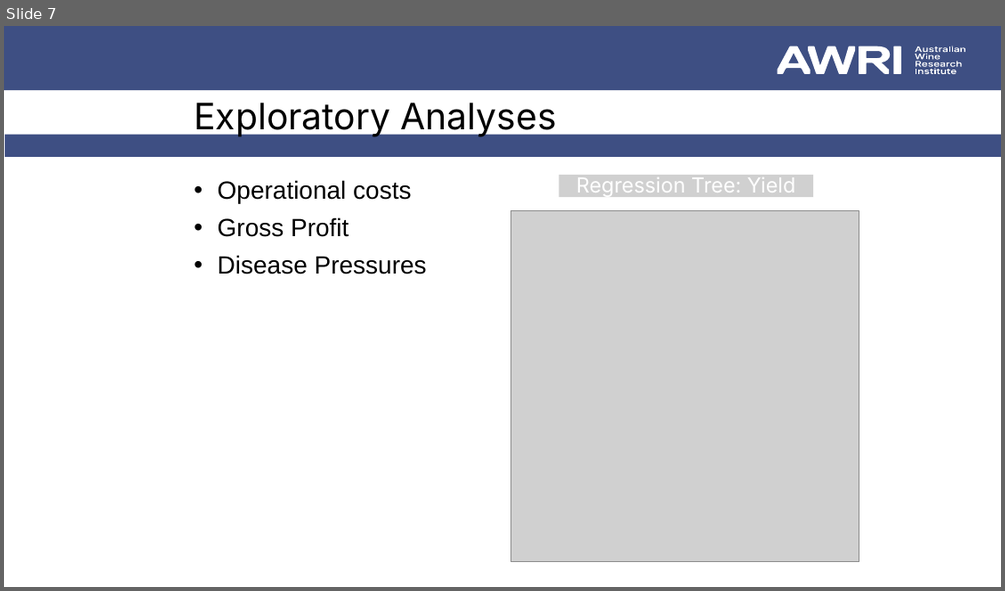
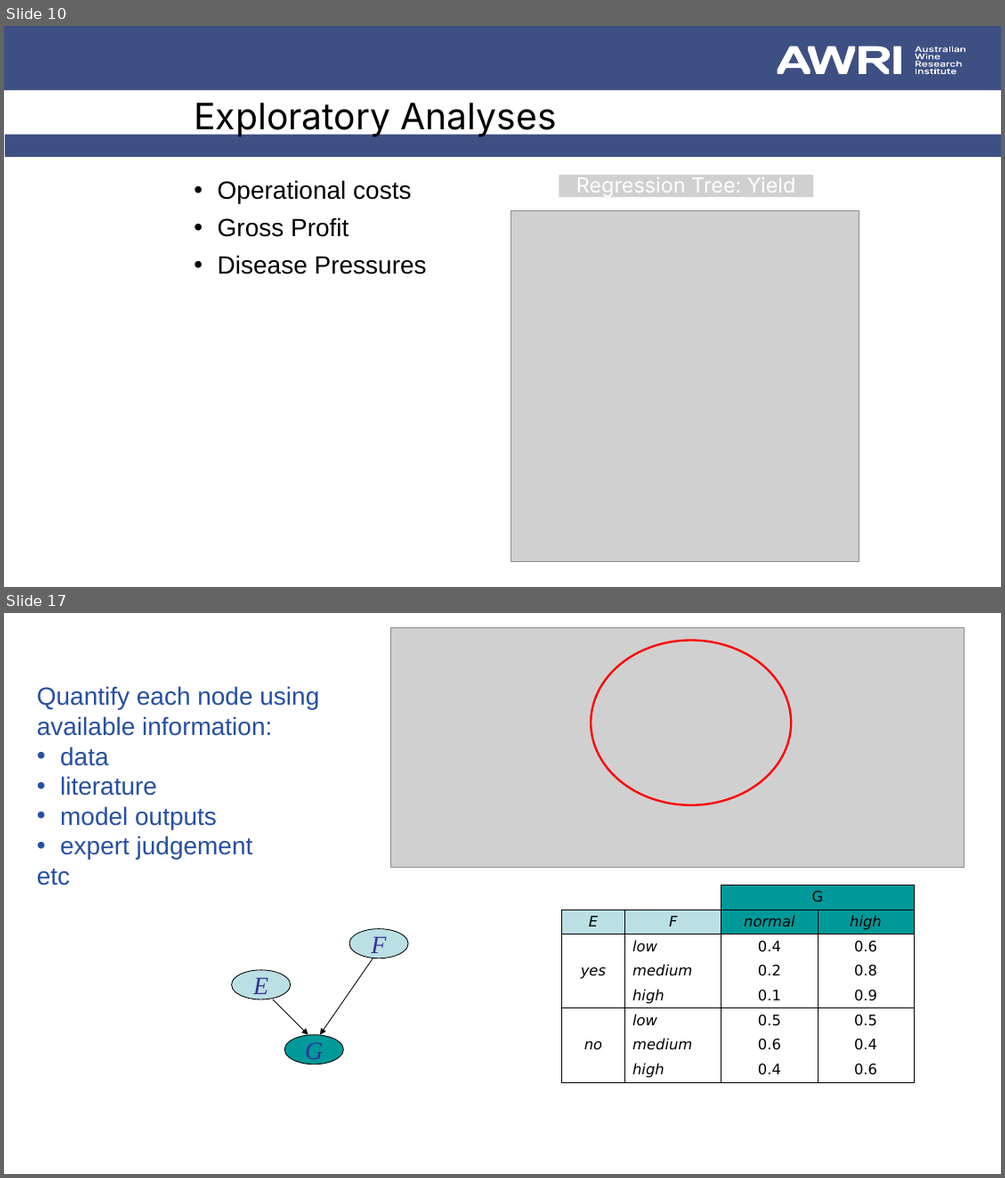
Before and after one commit to JixTheCat/Bayesian-network, a slide deck: BN Workshop 1.pptx. Shown one above the other, each under a label of ours: slide 7 before the commit, slides 10 and 17 after it; the slides between them are not shown. The pictures are 1005x591 and 1005x1178 pixels, drawn with LibreOffice and Linux fonts; fonts in the diff are those of the drawing; grey boxes stand for pictures. Boxes give left, top, right and bottom in pixels: in the first picture for what was removed or moved away, otherwise in the second. Text is boxed around its words. In the diff, an @@ line names an element or a change of style, - is before the commit and + after.

```diff
--- a/BN Workshop 1.pptx
+++ b/BN Workshop 1.pptx
@@ slide 17 added at (4, 613, 1001, 1174), background #FFFFFF @@
@@ picture added at (390, 628, 964, 868) @@
@@ ellipse added at (591, 640, 792, 804), outline #FF0000 2 pt @@
@@ text added at (37, 686, 319, 885), 24 pt, text #254FA3 @@
+Quantify each node using available information:
+• data
+• literature
+• model outputs
+• expert judgement
+etc
@@ table added at (561, 885, 914, 1085), 8 rows, 4 columns @@
+ |  | G | 
+E | F | normal | high
+yes | low | 0.4 | 0.6
+ | medium | 0.2 | 0.8
+ | high | 0.1 | 0.9
+no | low | 0.5 | 0.5
+ | medium | 0.6 | 0.4
+ | high | 0.4 | 0.6
@@ group added at (231, 929, 409, 1064): 3 ellipses, 2 arrows @@
+G
+E
+F
@@ what was slide 7 is now slide 10 @@
```
Also in this commit, not shown: 2 slides changed, 17 other slides added.
